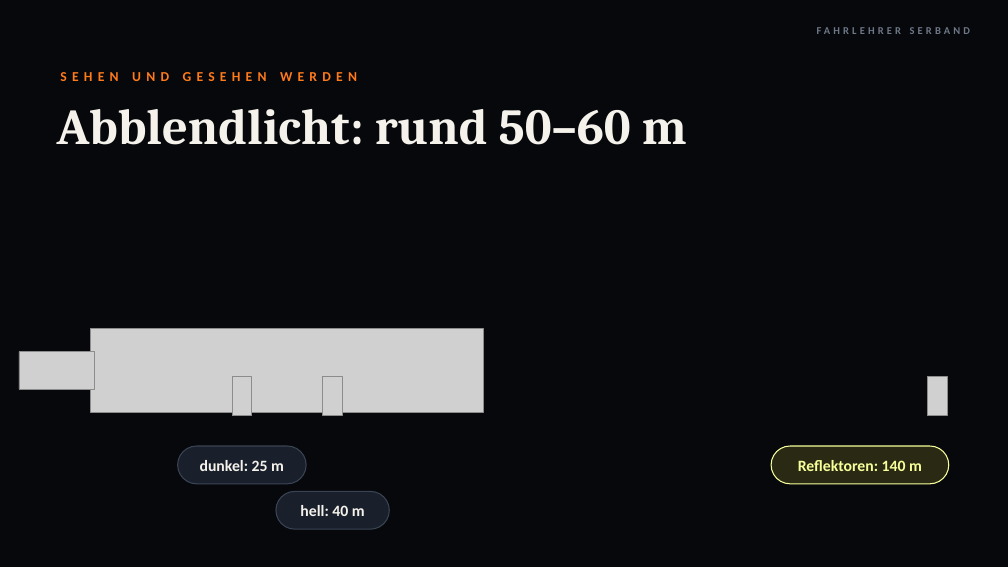
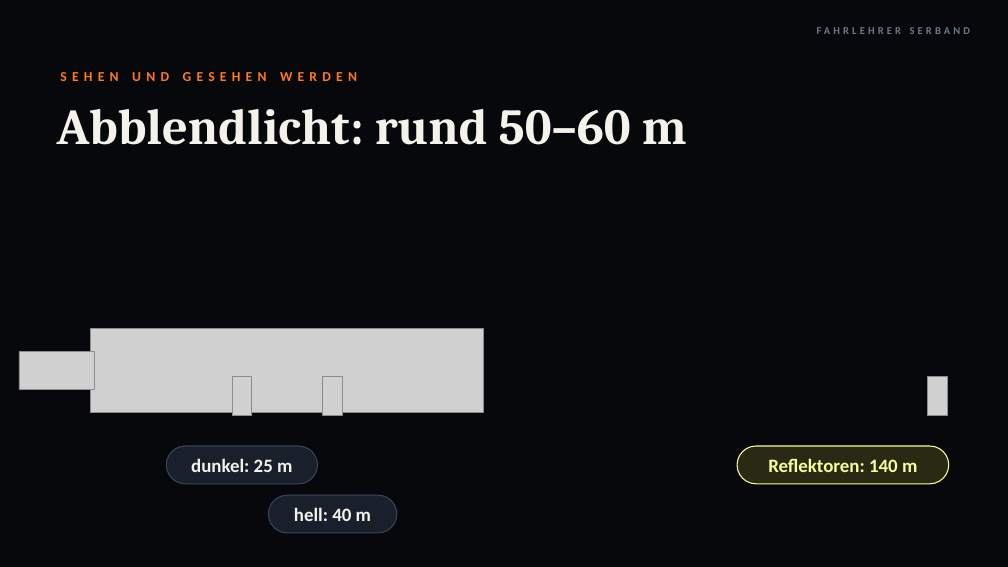
Before and after one commit to serband1995-hue/Fahrlehrer-Kompass-, a slide deck: slide 8 of theorie/lektion11/Lektion11_Besondere_Situationen.pptx. Drawn at 1008x567 pixels with LibreOffice and Linux fonts; fonts in the diff are those of the drawing; grey boxes stand for pictures; background and template pictures are left out. Boxes give left, top, right and bottom in pixels: in the first picture for what was removed or moved away, otherwise in the second. Text is boxed around its words. In the diff, an @@ line names an element or a change of style, - is before the commit and + after.

```diff
--- a/theorie/lektion11/Lektion11_Besondere_Situationen.pptx
+++ b/theorie/lektion11/Lektion11_Besondere_Situationen.pptx
@@ rounded rectangle "dunkel: 25 m": place and size @@
-rounded rectangle "dunkel: 25 m" at box(178, 446, 306, 484)
+rounded rectangle "dunkel: 25 m" at box(166, 446, 318, 484)
@@ size 15 to 18 pt in 3 elements at box(268, 495, 397, 533), box(166, 446, 318, 484), box(737, 446, 949, 484) @@
@@ rounded rectangle "Reflektoren: 140 m": place and size @@
-rounded rectangle "Reflektoren: 140 m" at box(771, 446, 949, 484)
+rounded rectangle "Reflektoren: 140 m" at box(737, 446, 949, 484)
@@ rounded rectangle "hell: 40 m": place and size @@
-rounded rectangle "hell: 40 m" at box(276, 492, 389, 529)
+rounded rectangle "hell: 40 m" at box(268, 495, 397, 533)
```
Also in this commit, not shown: 21 other slides changed, 1 slide added, 1 slide removed, 2 other files.
